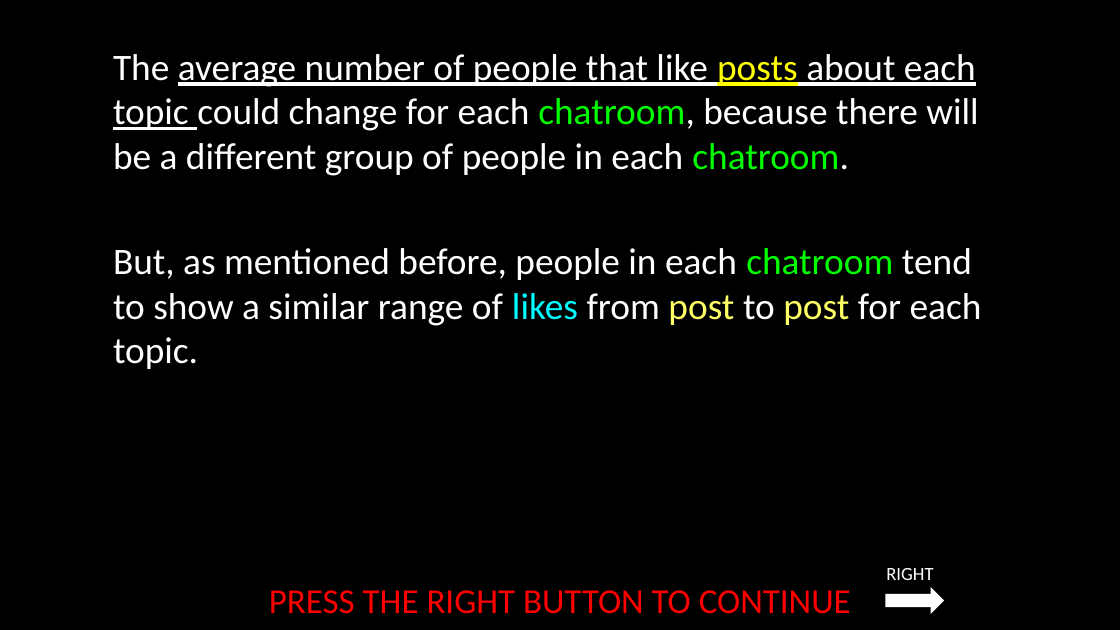
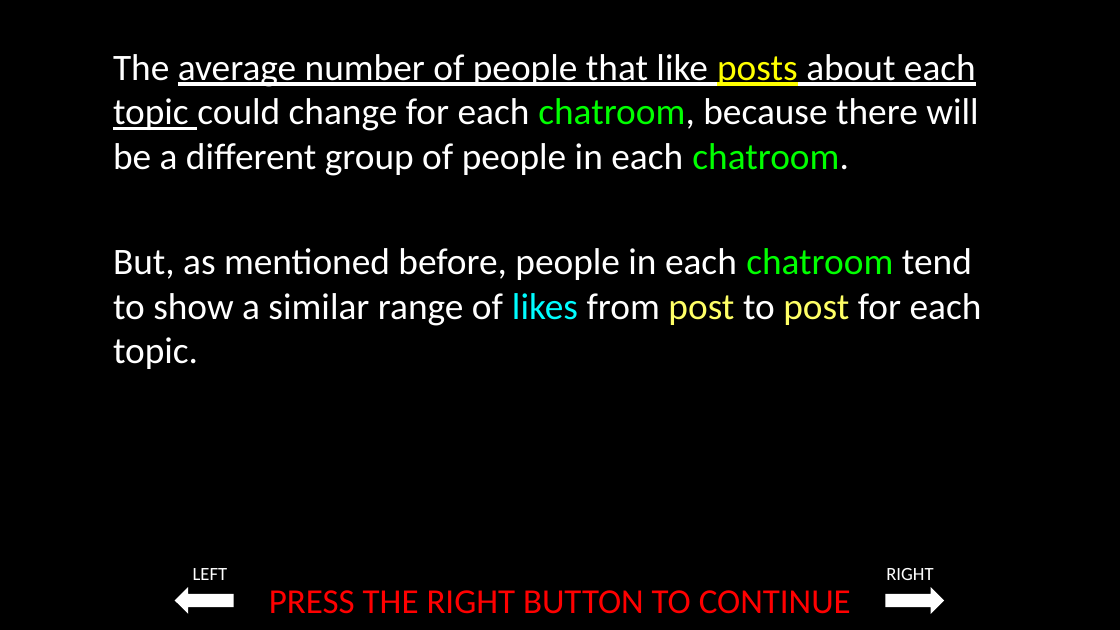
Before and after one commit to laureate-institute-for-brain-research/StimToolOnline, a slide deck: slide 16 of public/js/tasks/social_media/media/Social_media_task_instructions_06_29_2022.pptx. Drawn at 1120x630 pixels with LibreOffice and Linux fonts; fonts in the diff are those of the drawing. Boxes give left, top, right and bottom in pixels: in the first picture for what was removed or moved away, otherwise in the second. Text is boxed around its words. In the diff, an @@ line names an element or a change of style, - is before the commit and + after.

```diff
--- a/public/js/tasks/social_media/media/Social_media_task_instructions_06_29_2022.pptx
+++ b/public/js/tasks/social_media/media/Social_media_task_instructions_06_29_2022.pptx
@@ text added at (193, 568, 228, 580), 16 pt, text #FFFFFF @@
+LEFT
@@ right arrow added at (175, 587, 234, 614), fill #FFFFFF @@
```
Also in this commit, not shown: 27 other slides changed, 1 slide added, 4 other files.
